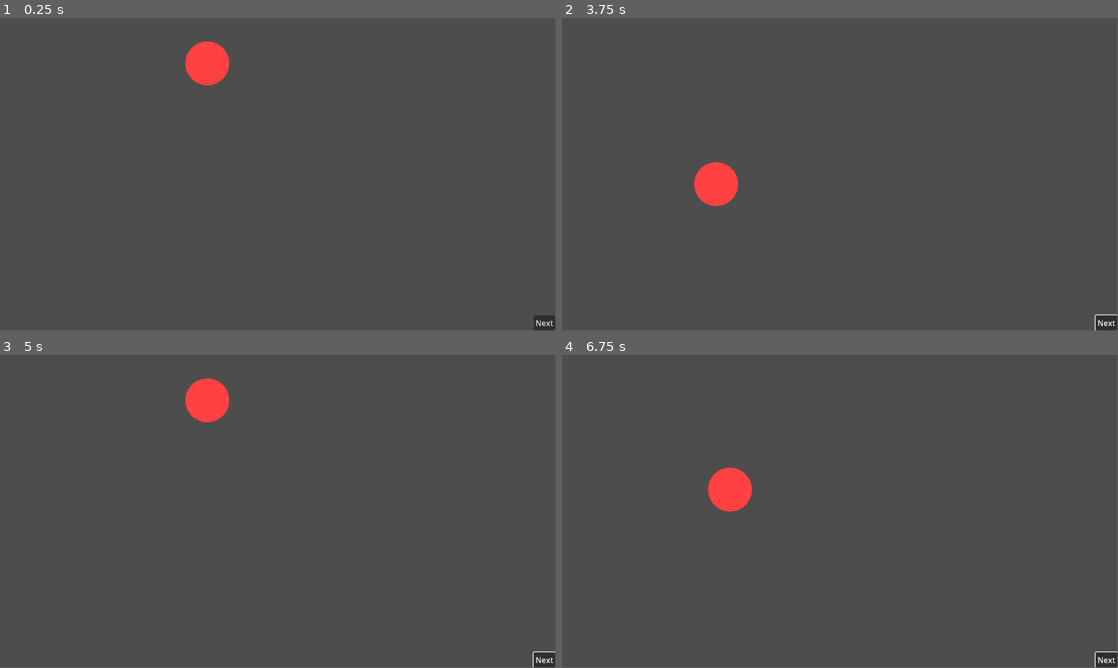
Above: before the commit, frames 1-4 (two rows, left to right).
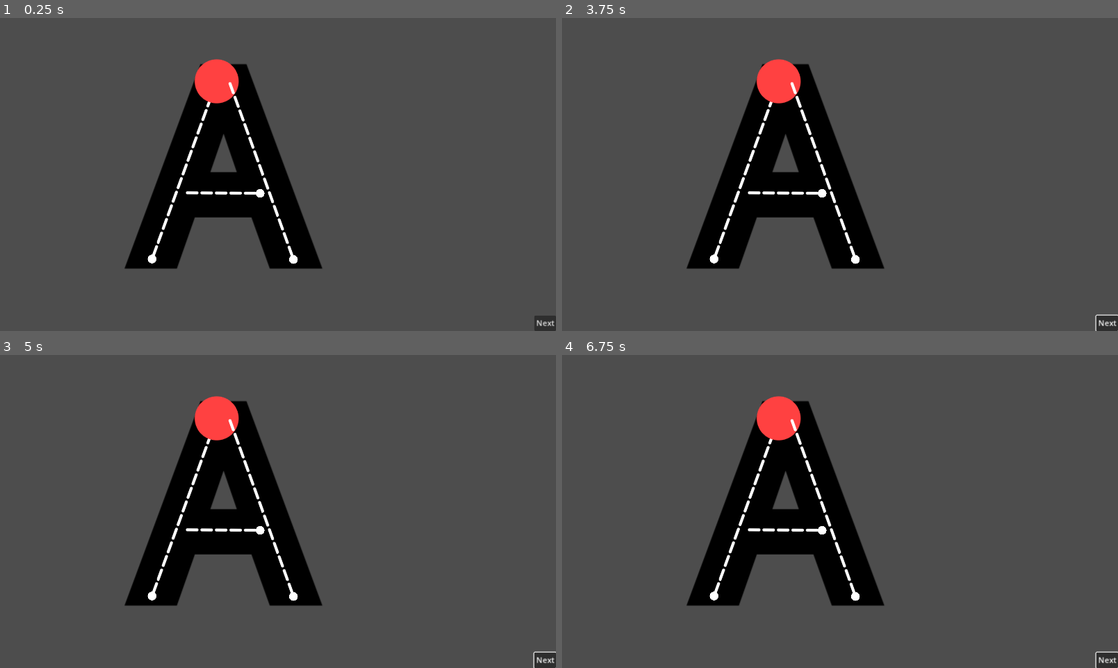
Above: after the commit, the same moments.

Repository: BlazingNeutron/urban-garbanzo
Game: Godot game, scene res://scenes/main_stage.tscn
Two runs of this game, one before a commit and one after it. Both use one fixed random seed, a clock stepped at 60 frames per second and the inputs below.
Inputs (mouse positions are in pixels of both pictures, inside the frame that each line leads up to):
- Up to frame 1 (0.25 s): no input
- Up to frame 2 (3.75 s): click "Next" at 0.5 s; click "Next" at 1.25 s; click "Next" at 2 s; tap Enter at 2.75 s; move the mouse to (962, 158) at 2.77 s; press the mouse at (962, 158) at 2.78 s; tap Space at 3.5 s; move the mouse to (728, 190) at 3.52 s; release the mouse at (728, 190) at 3.53 s; click (728, 190) at 3.6 s
- Up to frame 3 (5 s): tap Enter at 4.25 s; move the mouse to (333, 442) at 4.27 s; press the mouse at (333, 442) at 4.28 s
- Up to frame 4 (6.75 s): tap Space at 5, 6.5 s; move the mouse to (812, 574) at 5.02 s; release the mouse at (812, 574) at 5.03 s; click (812, 574) at 5.1 s; tap Enter at 5.75 s; move the mouse to (1006, 558) at 5.77 s; press the mouse at (1006, 558) at 5.78 s; move the mouse to (673, 464) at 6.52 s; release the mouse at (673, 464) at 6.53 s; click (673, 464) at 6.6 s
The window is 799x449 before the commit and 800x450 after it. Grey fills any space a smaller window leaves; there, only what the larger window draws over its background counts as a difference.

The runs differ from the first frame. In frame 1, 12% of the frame differs, in the area x 22-100%, y 7-100%; in frame 2, 13%, in the area x 22-100%, y 13-100%; in frame 3, 12%; in frame 4, 12%.

Commit message:
Upgraded path follower for curves

Diff:
--- a/project.godot
+++ b/project.godot
@@ -15,6 +15,10 @@
 config/features=PackedStringArray("4.3", "Forward Plus")
 config/icon="res://icon.svg"
 
+[display]
+
+window/stretch/mode="canvas_items"
+
 [input]
 
 touch={
@@ -26,3 +30,7 @@
 [input_devices]
 
 pointing/emulate_touch_from_mouse=true
+
+[rendering]
+
+textures/vram_compression/import_etc2_astc=true
--- a/scenes/letter.tscn
+++ b/scenes/letter.tscn
@@ -5,8 +5,18 @@
 [node name="Letter" type="Node2D"]
 script = ExtResource("1_werx4")
 
-[node name="LetterPaths" type="Node2D" parent="."]
-
 [node name="Background" type="TextureRect" parent="."]
 offset_right = 40.0
 offset_bottom = 40.0
+
+[node name="RichTextLabel" type="RichTextLabel" parent="."]
+offset_right = 194.0
+offset_bottom = 390.0
+theme_override_colors/default_color = Color(0, 0, 0, 1)
+theme_override_font_sizes/bold_font_size = 286
+bbcode_enabled = true
+text = "[b]A[/b]"
+fit_content = true
+autowrap_mode = 0
+
+[node name="LetterPaths" type="Node2D" parent="."]
--- a/scenes/letter_path.tscn
+++ b/scenes/letter_path.tscn
@@ -1,20 +1,36 @@
-[gd_scene load_steps=3 format=3 uid="uid://ctpin31ahbdpr"]
+[gd_scene load_steps=7 format=3 uid="uid://ctpin31ahbdpr"]
 
+[ext_resource type="Script" path="res://scripts/letter_path.gd" id="1_2i6y2"]
 [ext_resource type="Texture2D" uid="uid://c7qcdvq3kvg3y" path="res://assets/images/grab-indicator.png" id="1_e0nmi"]
+[ext_resource type="Texture2D" uid="uid://c7w11x3h84ksb" path="res://assets/images/dashed.png" id="2_vbs8d"]
+[ext_resource type="Texture2D" uid="uid://c533vh6peh46i" path="res://assets/images/end-dot.png" id="3_ratga"]
 
-[sub_resource type="Curve2D" id="Curve2D_wfm7r"]
+[sub_resource type="ShaderMaterial" id="ShaderMaterial_0e8a5"]
+
+[sub_resource type="Curve2D" id="Curve2D_u41ii"]
 _data = {
-"points": PackedVector2Array(0, 0, 0, 0, 431, 85, 0, 0, 0, 0, 291, 410)
+"points": PackedVector2Array(0, 0, 0, 0, 475, 132, 0, 0, 0, 0, 608, 500)
 }
 point_count = 2
 
 [node name="LetterPath" type="Path2D"]
-curve = SubResource("Curve2D_wfm7r")
+material = SubResource("ShaderMaterial_0e8a5")
+curve = SubResource("Curve2D_u41ii")
+script = ExtResource("1_2i6y2")
+
+[node name="Dash" type="Line2D" parent="."]
+texture_repeat = 2
+texture = ExtResource("2_vbs8d")
+texture_mode = 1
+
+[node name="EndPoint" type="Sprite2D" parent="."]
+scale = Vector2(0.2, 0.2)
+texture = ExtResource("3_ratga")
 
 [node name="PathFollower" type="PathFollow2D" parent="."]
 visible = false
-position = Vector2(431, 85)
-rotation = 1.97754
+position = Vector2(475, 132)
+rotation = 1.22399
 loop = false
 
 [node name="PathGrabberSprite" type="Sprite2D" parent="PathFollower"]
--- a/scenes/letters/capital_letter_a.tscn
+++ b/scenes/letters/capital_letter_a.tscn
@@ -1,23 +1,28 @@
-[gd_scene load_steps=6 format=3 uid="uid://bf1c8wyj844nu"]
+[gd_scene load_steps=10 format=3 uid="uid://bf1c8wyj844nu"]
 
 [ext_resource type="PackedScene" uid="uid://4gktlgtprxfr" path="res://scenes/letter.tscn" id="1_fhq2p"]
 [ext_resource type="Texture2D" uid="uid://c7qcdvq3kvg3y" path="res://assets/images/grab-indicator.png" id="2_idmqx"]
+[ext_resource type="Script" path="res://scripts/letter_path.gd" id="3_hg2tj"]
+[ext_resource type="Texture2D" uid="uid://c7w11x3h84ksb" path="res://assets/images/dashed.png" id="3_r2by1"]
+[ext_resource type="Texture2D" uid="uid://c533vh6peh46i" path="res://assets/images/end-dot.png" id="4_r62a0"]
 
-[sub_resource type="Curve2D" id="Curve2D_sx2wh"]
+[sub_resource type="ShaderMaterial" id="ShaderMaterial_0e8a5"]
+
+[sub_resource type="Curve2D" id="Curve2D_6qong"]
 _data = {
-"points": PackedVector2Array(0, 0, 0, 0, 430, 94, 0, 0, 0, 0, 291, 410)
+"points": PackedVector2Array(0, 0, 0, 0, 449, 131, 0, 0, 0, 0, 315, 499)
 }
 point_count = 2
 
-[sub_resource type="Curve2D" id="Curve2D_clm4h"]
+[sub_resource type="Curve2D" id="Curve2D_b16jj"]
 _data = {
-"points": PackedVector2Array(0, 0, 0, 0, 430, 94, 0, 0, 0, 0, 585, 407)
+"points": PackedVector2Array(0, 0, 0, 0, 475, 132, 0, 0, 0, 0, 608, 500)
 }
 point_count = 2
 
-[sub_resource type="Curve2D" id="Curve2D_8s1tg"]
+[sub_resource type="Curve2D" id="Curve2D_0gk2w"]
 _data = {
-"points": PackedVector2Array(0, 0, 0, 0, 300, 217, 0, 0, 0, 0, 463, 218)
+"points": PackedVector2Array(0, 0, 0, 0, 384, 362, 0, 0, 0, 0, 539, 363)
 }
 point_count = 2
 
@@ -25,38 +30,78 @@
 
 [node name="Letter" parent="." instance=ExtResource("1_fhq2p")]
 
+[node name="RichTextLabel" parent="Letter" index="1"]
+offset_left = 246.0
+offset_top = -51.0
+offset_right = 752.0
+offset_bottom = 676.0
+theme_override_font_sizes/bold_font_size = 533
+text = "     [b]A[/b]"
+
 [node name="LetterPath" type="Path2D" parent="Letter/LetterPaths" index="0"]
-curve = SubResource("Curve2D_sx2wh")
+material = SubResource("ShaderMaterial_0e8a5")
+curve = SubResource("Curve2D_6qong")
+script = ExtResource("3_hg2tj")
+
+[node name="Dash" type="Line2D" parent="Letter/LetterPaths/LetterPath"]
+texture_repeat = 2
+texture = ExtResource("3_r2by1")
+texture_mode = 1
+
+[node name="EndPoint" type="Sprite2D" parent="Letter/LetterPaths/LetterPath"]
+scale = Vector2(0.2, 0.2)
+texture = ExtResource("4_r62a0")
 
 [node name="PathFollower" type="PathFollow2D" parent="Letter/LetterPaths/LetterPath"]
 visible = false
-position = Vector2(430, 94)
-rotation = 1.9852
+position = Vector2(449, 131)
+rotation = 1.92
 loop = false
 
 [node name="PathGrabberSprite" type="Sprite2D" parent="Letter/LetterPaths/LetterPath/PathFollower"]
 texture = ExtResource("2_idmqx")
 
 [node name="LetterPath2" type="Path2D" parent="Letter/LetterPaths" index="1"]
-curve = SubResource("Curve2D_clm4h")
+material = SubResource("ShaderMaterial_0e8a5")
+curve = SubResource("Curve2D_b16jj")
+script = ExtResource("3_hg2tj")
+
+[node name="Dash" type="Line2D" parent="Letter/LetterPaths/LetterPath2"]
+texture_repeat = 2
+texture = ExtResource("3_r2by1")
+texture_mode = 1
+
+[node name="EndPoint" type="Sprite2D" parent="Letter/LetterPaths/LetterPath2"]
+scale = Vector2(0.2, 0.2)
+texture = ExtResource("4_r62a0")
 
 [node name="PathFollower" type="PathFollow2D" parent="Letter/LetterPaths/LetterPath2"]
 visible = false
-position = Vector2(430, 94)
-rotation = 1.11099
+position = Vector2(475, 132)
+rotation = 1.22399
 loop = false
 
 [node name="PathGrabberSprite" type="Sprite2D" parent="Letter/LetterPaths/LetterPath2/PathFollower"]
 texture = ExtResource("2_idmqx")
 
 [node name="LetterPath3" type="Path2D" parent="Letter/LetterPaths" index="2"]
-position = Vector2(75, 44)
-curve = SubResource("Curve2D_8s1tg")
+material = SubResource("ShaderMaterial_0e8a5")
+curve = SubResource("Curve2D_0gk2w")
+script = ExtResource("3_hg2tj")
+
+[node name="Dash" type="Line2D" parent="Letter/LetterPaths/LetterPath3"]
+texture_repeat = 2
+texture = ExtResource("3_r2by1")
+texture_mode = 1
+
+[node name="EndPoint" type="Sprite2D" parent="Letter/LetterPaths/LetterPath3"]
+scale = Vector2(0.2, 0.2)
+texture = ExtResource("4_r62a0")
 
 [node name="PathFollower" type="PathFollow2D" parent="Letter/LetterPaths/LetterPath3"]
 visible = false
-position = Vector2(300, 217)
-rotation = 0.00613489
+position = Vector2(384, 362)
+rotation = 0.00645152
 loop = false
 
 [node name="PathGrabberSprite" type="Sprite2D" parent="Letter/LetterPaths/LetterPath3/PathFollower"]
--- a/scripts/drag.gd
+++ b/scripts/drag.gd
@@ -4,26 +4,41 @@
 
 var path_index = 0
 var path : Path2D = null
+var pressed = false
 var dragging = false
-var touching = false
 var path_follow : PathFollow2D = null
 var sprite : Sprite2D = null
+var curve_index = 1
 
 func _ready() -> void:
 	path_index = -1
 	next_path()
 
 func _physics_process(delta: float) -> void:
-	if dragging:
+	if get_global_mouse_position().distance_to(sprite.global_position) > 50:
+		dragging = false
+	var next_path_point = path.curve.get_baked_points()[curve_index]
+	var pull_direction = sprite.global_position.direction_to(get_global_mouse_position())
+	var goal_direction = sprite.global_position.direction_to(next_path_point)
+	if curve_index >= 1:
+		var not_the_goal_direction = sprite.global_position.direction_to(path.curve.get_baked_points()[curve_index - 1])
+		if pull_direction.dot(not_the_goal_direction) > 0:
+			dragging = false
+	if pull_direction.dot(goal_direction) < 0:
+		if path.curve.get_baked_points().size() > curve_index + 1:
+			var next_goal_direction = sprite.global_position.direction_to(path.curve.get_baked_points()[curve_index + 1])
+			if pull_direction.dot(next_goal_direction) > 0:
+				curve_index += 1
+	if pressed and dragging:
 		path_follow.progress += calc_offset(sprite, path)
 	if path_follow.progress_ratio >= 1.0:
 		path_follow.hide()
 		dragging = false
-		touching = false
 		next_path()
 
 func next_path() -> void:
 	path_index += 1
+	curve_index = 1
 	if path_index >= letter_paths.get_child_count():
 		return
 	path = letter_paths.get_children()[path_index]
@@ -39,14 +54,10 @@
 	return distance
 
 func _input(event: InputEvent) -> void:
-	if get_global_mouse_position().distance_to(sprite.global_position) < 60:
-		touching = true
 	if event.is_action_pressed("touch"):
+		pressed = true
+	elif event.is_action_released("touch"):
+		pressed = false
+		dragging = false
+	if event is InputEventMouseMotion and pressed:
 		dragging = true
-	elif event.is_action_released("touch"):
-		dragging = false
-	if event is InputEventMouseMotion and dragging:
-		var pull_direction = sprite.global_position.direction_to(get_global_mouse_position())
-		var goal_direction = sprite.global_position.direction_to(path.curve.get_point_position(1))
-		if pull_direction.dot(goal_direction) > 0:
-			dragging = true
--- /dev/null
+++ b/scripts/letter_path.gd
@@ -0,0 +1,20 @@
+extends Path2D
+
+@onready var dash: Line2D = $Dash
+@onready var end_point: Sprite2D = $EndPoint
+@onready var path_follower: PathFollow2D = $PathFollower
+
+const SCALED_DOT_IMAGE = 10
+
+func _ready() -> void:
+	for point in curve.get_baked_points():
+		dash.add_point(point + position)
+	#dash.rotation = self.curve.get_point_position(0).angle_to_point(self.curve.get_point_position(1))
+	#dash.region_rect.size = Vector2(self.curve.get_baked_length() * SCALED_DOT_IMAGE, 100)
+	#dash.position = self.curve.get_point_position(0).lerp(self.curve.get_point_position(1), 0.5)
+	end_point.position = curve.get_point_position(1)
+
+func _process(delta: float) -> void:
+	if path_follower.progress_ratio >= 1.0:
+		dash.hide()
+		end_point.hide()
Binary file added: assets/images/dashed.png
Not shown, added: assets/images/dashed.png.import
Binary file added: assets/images/end-dot.png
Not shown, added: assets/images/end-dot.png.import
Not shown, added: export_presets.cfg
Not shown, added: assets/images/capital-a.kra
Not shown, added: assets/images/dashed.kra
Not shown, added: assets/images/end-dot.kra
